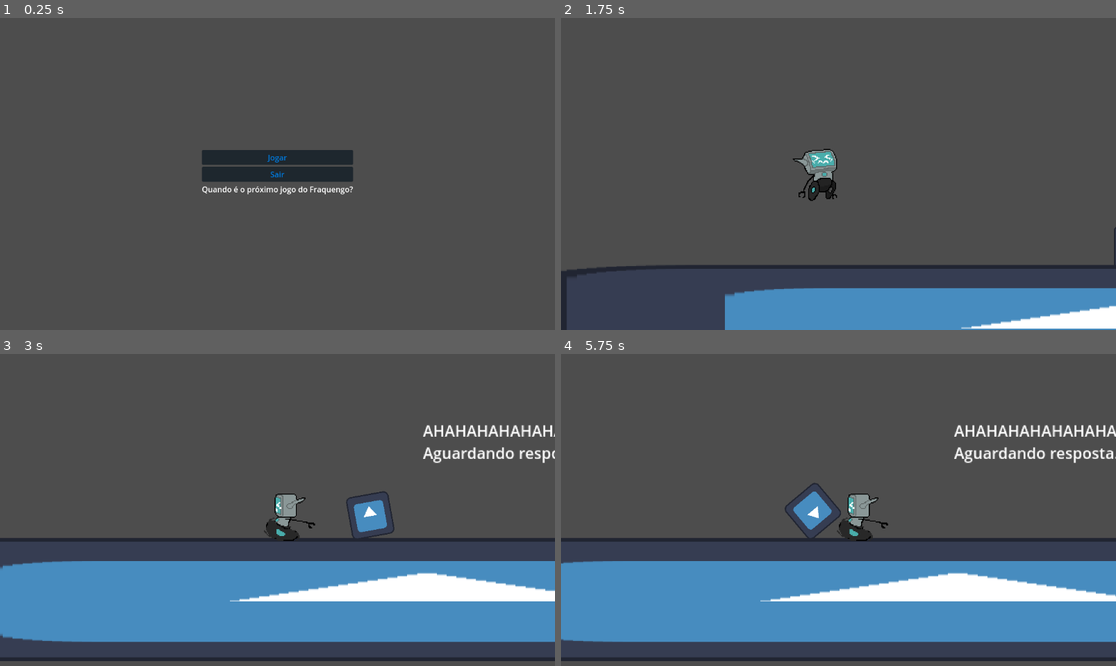
Above: before the commit, frames 1-4 (two rows, left to right).
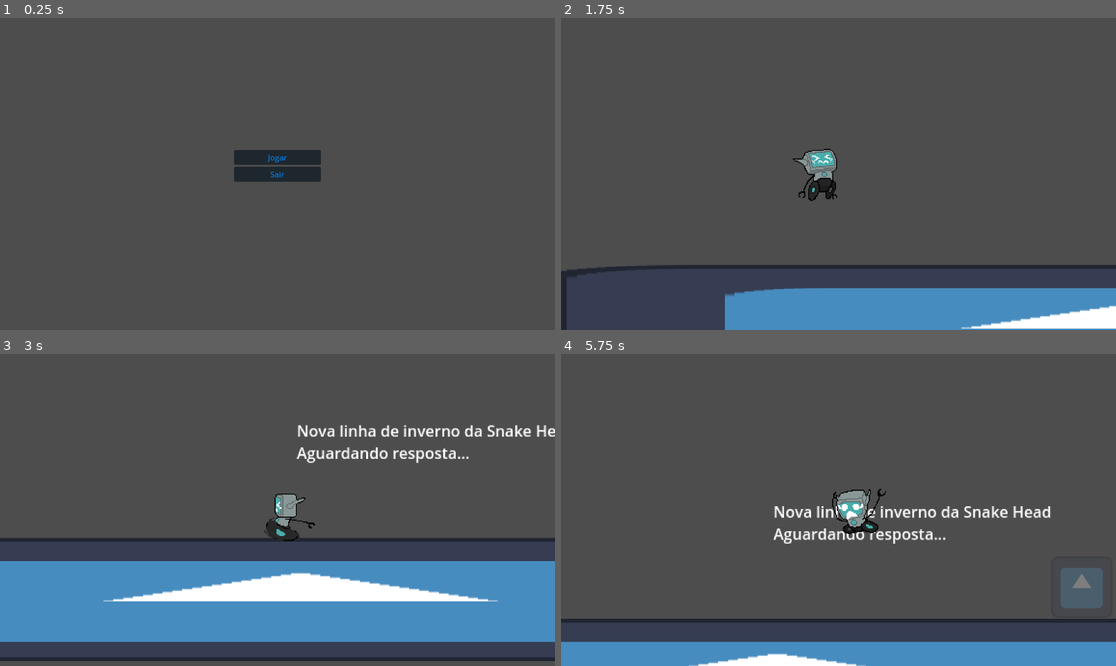
Above: after the commit, the same moments.

Repository: Guardenean/Gamejam_Experience
Game: Godot game, scene res://Cenas/Interface.tscn
The game is run twice, just before and just after one commit, with the same random seed, the same clock (stepped at 60 frames per second) and the same inputs. The engine's default icon, where the game draws it, is replaced by a stand-in: a white triangle on a blue panel in a dark square.
Inputs:
- Up to frame 1 (0.25 s): no input
- Up to frame 2 (1.75 s): click "Jogar" at 0.5 s; hold D (direita) from 1.28 s (still down); hold Space (interagir) from 1.28 s (still down); tap W (pulo) at 1.52 s
- Up to frame 3 (3 s): release Space (interagir) at 2.03 s; tap Space (interagir) at 2.1 s; tap W (pulo) at 2.27 s; release D (direita) at 2.78 s; hold A (esquerda) from 2.78 s (still down); hold Space (interagir) from 2.78 s (still down)
- Up to frame 4 (5.75 s): release A (esquerda) at 3.53 s; release Space (interagir) at 3.53 s; hold D (direita) 3.53-5.03 s; tap Space (interagir) at 3.6, 5.1 s; tap W (pulo) at 3.77, 4.52, 5.27 s; hold Space (interagir) 4.28-5.03 s; hold A (esquerda) from 5.03 s (still down)

The runs differ from the first frame. In frame 1, 1.4% of the frame differs, in the area x 36-64%, y 42-57%; in frame 2, less than 0.1%; in frame 3, 6.3%; in frame 4, 39%, in the area x 0-100%, y 22-100%.

Commit message:
Checagem Caixa
Já é possível fazer a checagem da natureza/tópico de cada caixa

Diff:
--- /dev/null
+++ b/Jojinho Godot/Cenas/CaixasResposta/BoxCorpo.tscn
@@ -0,0 +1,20 @@
+[gd_scene load_steps=4 format=3 uid="uid://b8t8ahg1ho734"]
+
+[ext_resource type="Script" path="res://Scripts/CaixaResposta.gd" id="1_nnb6j"]
+[ext_resource type="Texture2D" uid="uid://cdus7wl16yob0" path="res://icon.svg" id="2_d6qo5"]
+
+[sub_resource type="RectangleShape2D" id="RectangleShape2D_kbs3v"]
+size = Vector2(44, 44)
+
+[node name="CaixaFutebol" type="RigidBody2D" groups=["Caixas"]]
+mass = 0.5
+script = ExtResource("1_nnb6j")
+natureza = "saude"
+topico = "corpo"
+
+[node name="CollisionShape2D" type="CollisionShape2D" parent="."]
+shape = SubResource("RectangleShape2D_kbs3v")
+
+[node name="Icon" type="Sprite2D" parent="."]
+scale = Vector2(0.35, 0.35)
+texture = ExtResource("2_d6qo5")
--- /dev/null
+++ b/Jojinho Godot/Cenas/CaixasResposta/BoxEsport.tscn
@@ -0,0 +1,20 @@
+[gd_scene load_steps=4 format=3 uid="uid://cyimt10c0intb"]
+
+[ext_resource type="Script" path="res://Scripts/CaixaResposta.gd" id="1_gfh8t"]
+[ext_resource type="Texture2D" uid="uid://cdus7wl16yob0" path="res://icon.svg" id="2_284gh"]
+
+[sub_resource type="RectangleShape2D" id="RectangleShape2D_kbs3v"]
+size = Vector2(44, 44)
+
+[node name="CaixaFutebol" type="RigidBody2D" groups=["Caixas"]]
+mass = 0.5
+script = ExtResource("1_gfh8t")
+natureza = "esporte"
+topico = "esport"
+
+[node name="CollisionShape2D" type="CollisionShape2D" parent="."]
+shape = SubResource("RectangleShape2D_kbs3v")
+
+[node name="Icon" type="Sprite2D" parent="."]
+scale = Vector2(0.35, 0.35)
+texture = ExtResource("2_284gh")
--- a/Jojinho Godot/Cenas/BoxResposta.tscn
+++ b/Jojinho Godot/Cenas/CaixasResposta/BoxFutebol.tscn
@@ -6,11 +6,11 @@
 [sub_resource type="RectangleShape2D" id="RectangleShape2D_kbs3v"]
 size = Vector2(44, 44)
 
-[node name="Caixa" type="RigidBody2D" groups=["Caixas"]]
+[node name="CaixaFutebol" type="RigidBody2D" groups=["Caixas"]]
 mass = 0.5
 script = ExtResource("1_7gl3a")
 natureza = "esporte"
-topico = "atleta"
+topico = "futebol"
 
 [node name="CollisionShape2D" type="CollisionShape2D" parent="."]
 shape = SubResource("RectangleShape2D_kbs3v")
--- /dev/null
+++ b/Jojinho Godot/Cenas/CaixasResposta/BoxHockey.tscn
@@ -0,0 +1,20 @@
+[gd_scene load_steps=4 format=3 uid="uid://ixxl72vrttj0"]
+
+[ext_resource type="Script" path="res://Scripts/CaixaResposta.gd" id="1_85q8m"]
+[ext_resource type="Texture2D" uid="uid://cdus7wl16yob0" path="res://icon.svg" id="2_wibrk"]
+
+[sub_resource type="RectangleShape2D" id="RectangleShape2D_kbs3v"]
+size = Vector2(44, 44)
+
+[node name="CaixaFutebol" type="RigidBody2D" groups=["Caixas"]]
+mass = 0.5
+script = ExtResource("1_85q8m")
+natureza = "esporte"
+topico = "hockey"
+
+[node name="CollisionShape2D" type="CollisionShape2D" parent="."]
+shape = SubResource("RectangleShape2D_kbs3v")
+
+[node name="Icon" type="Sprite2D" parent="."]
+scale = Vector2(0.35, 0.35)
+texture = ExtResource("2_wibrk")
--- /dev/null
+++ b/Jojinho Godot/Cenas/CaixasResposta/BoxMente.tscn
@@ -0,0 +1,20 @@
+[gd_scene load_steps=4 format=3 uid="uid://f6fwd3tlceec"]
+
+[ext_resource type="Script" path="res://Scripts/CaixaResposta.gd" id="1_um0x4"]
+[ext_resource type="Texture2D" uid="uid://cdus7wl16yob0" path="res://icon.svg" id="2_a8i2i"]
+
+[sub_resource type="RectangleShape2D" id="RectangleShape2D_kbs3v"]
+size = Vector2(44, 44)
+
+[node name="CaixaFutebol" type="RigidBody2D" groups=["Caixas"]]
+mass = 0.5
+script = ExtResource("1_um0x4")
+natureza = "saude"
+topico = "mente"
+
+[node name="CollisionShape2D" type="CollisionShape2D" parent="."]
+shape = SubResource("RectangleShape2D_kbs3v")
+
+[node name="Icon" type="Sprite2D" parent="."]
+scale = Vector2(0.35, 0.35)
+texture = ExtResource("2_a8i2i")
--- /dev/null
+++ b/Jojinho Godot/Cenas/CaixasResposta/BoxRemedio.tscn
@@ -0,0 +1,20 @@
+[gd_scene load_steps=4 format=3 uid="uid://257njnbpmo8o"]
+
+[ext_resource type="Script" path="res://Scripts/CaixaResposta.gd" id="1_d3vy7"]
+[ext_resource type="Texture2D" uid="uid://cdus7wl16yob0" path="res://icon.svg" id="2_xcuf8"]
+
+[sub_resource type="RectangleShape2D" id="RectangleShape2D_kbs3v"]
+size = Vector2(44, 44)
+
+[node name="CaixaFutebol" type="RigidBody2D" groups=["Caixas"]]
+mass = 0.5
+script = ExtResource("1_d3vy7")
+natureza = "saude"
+topico = "remedio"
+
+[node name="CollisionShape2D" type="CollisionShape2D" parent="."]
+shape = SubResource("RectangleShape2D_kbs3v")
+
+[node name="Icon" type="Sprite2D" parent="."]
+scale = Vector2(0.35, 0.35)
+texture = ExtResource("2_xcuf8")
--- a/Jojinho Godot/Cenas/Fase.tscn
+++ b/Jojinho Godot/Cenas/Fase.tscn
@@ -1,9 +1,8 @@
-[gd_scene load_steps=8 format=3 uid="uid://cr5p45c1slur3"]
+[gd_scene load_steps=7 format=3 uid="uid://cr5p45c1slur3"]
 
 [ext_resource type="PackedScene" uid="uid://kpf03yu0pjfb" path="res://Cenas/Player.tscn" id="1_4w8ba"]
 [ext_resource type="Texture2D" uid="uid://cdus7wl16yob0" path="res://icon.svg" id="2_50amt"]
 [ext_resource type="PackedScene" uid="uid://dnpw4juylwpbq" path="res://Cenas/vel_PowerUp.tscn" id="3_8svqs"]
-[ext_resource type="PackedScene" uid="uid://hbqw26kl57kw" path="res://Cenas/BoxResposta.tscn" id="4_su6ui"]
 [ext_resource type="PackedScene" uid="uid://ndx7q7gmuqbr" path="res://Cenas/console.tscn" id="5_wj4vc"]
 [ext_resource type="PackedScene" uid="uid://nmf3gnulcyp3" path="res://Cenas/area_entrega.tscn" id="6_oi6lf"]
 
@@ -28,11 +27,9 @@
 [node name="PowerUp" parent="." instance=ExtResource("3_8svqs")]
 position = Vector2(1071, -73)
 
-[node name="Caixa" parent="." instance=ExtResource("4_su6ui")]
-position = Vector2(510, 203)
-
 [node name="Console" parent="." instance=ExtResource("5_wj4vc")]
 position = Vector2(699, 132)
 
-[node name="AreaEntrega" parent="." instance=ExtResource("6_oi6lf")]
+[node name="AreaEntrega" parent="." node_paths=PackedStringArray("console") instance=ExtResource("6_oi6lf")]
 position = Vector2(850, 197)
+console = NodePath("../Console")
--- a/Jojinho Godot/Scripts/CaixaResposta.gd
+++ b/Jojinho Godot/Scripts/CaixaResposta.gd
@@ -3,37 +3,3 @@
 
 @export var natureza : String
 @export var topico : String
-
-
-#enum Natureza {
-	#esporte,
-	#moda,
-	#entretenimento,
-#}
-#
-#enum Topico {
-	#t1,
-	#t2,
-	#t3
-#}
-#
-#@export var natureza : Natureza
-#@export var topico : Topico
-#var _nat
-#var _top
-#
-#func _ready():
-	#match natureza:
-		#Natureza.esporte:
-			#_nat = "ESPORTE!!!"
-		#Natureza.moda:
-			#_nat = "MODA!!!!!!"
-		#Natureza.entretenimento:
-			#_nat = "FUN!!!!!!!"
-	#match topico:
-		#Topico.t1:
-			#_top = "Topico 1"
-		#Topico.t2:
-			#_top = "Topico 2"
-		#Topico.t3:
-			#_top = "Topico 3"
--- a/Jojinho Godot/Scripts/Console.gd
+++ b/Jojinho Godot/Scripts/Console.gd
@@ -3,8 +3,11 @@
 
 @export var pergunta : Perguntas
 
-@onready var pesquisa = $Pesquisa.text
-@onready var status = $Status.text
+@onready var pesquisa = $Pesquisa
+@onready var status = $Status
+
+var natureza
+var topico
 
 var resposta
 
@@ -15,9 +18,26 @@
 	_nova_pergunta()
 
 func _nova_pergunta():
-	status = "Aguardando resposta..."
+	status.text = "Aguardando resposta..."
+	var quest : Dictionary = pergunta._get_pergunta()
+	natureza = quest["natureza"]
+	topico = quest["topico"]
+	pesquisa.text = quest["pergunta"]
 
 func _checa_resposta(nat, top):
 	timer.start()
-	status = "Analizando..."
+
+	status.text = "Analizando..."
+
 	await timer.timeout
+
+	if nat == natureza and top == topico:
+		status.text = "Enviado!"
+	else:
+		status.text = "Erro! Informação errada!"
+
+	timer.start()
+
+	await timer.timeout
+
+	_nova_pergunta()
--- a/Jojinho Godot/Scripts/Perguntas.gd
+++ b/Jojinho Godot/Scripts/Perguntas.gd
@@ -1,27 +1,104 @@
 extends Node
 class_name Perguntas
 
-var esporte = {"Pergunta1" : "Quanto foi o resultado do jogo entre Black Pegasus e os Red Titans",
-				"Pergunta2" : "Qual a opinião pública sobre o novo atacante do Basco",
-				"Pergunta3" : "Quando é o próximo jogo do Fraquengo?"}
+const p1 : Dictionary = {
+	"natureza":"esporte",
+	"topico":"hockey",
+	"pergunta":"Qual foi o resultado do jogo entre Black Pegasus e os Red Titans"
+}
+const p2 = {
+	"natureza":"esporte",
+	"topico":"futebol",
+	"pergunta":"Qual a opinião pública sobre o novo atacante do Basco"
+}
+const p3 = {
+	"natureza":"esporte",
+	"topico":"esport",
+	"pergunta":"Fraquengo e-sports"
+}
+const p4 = {
+	"natureza":"entretenimento",
+	"topico":"social",
+	"pergunta":"Dancinhas para parar a guerra de Ninius"
+}
+const p5 = {
+	"natureza":"entretenimento",
+	"topico":"jogos",
+	"pergunta":"nova gamesfera será lançada em julho pela gigasoft"
+}
+const p6 = {
+	"natureza":"entretenimento",
+	"topico":"cinema",
+	"pergunta":"Qual o novo trailer do King Konga"
+}
+const p7 = {
+	"natureza":"compras",
+	"topico":"moda",
+	"pergunta":"Nova linha de inverno da Snake Head"
+}
+const p8 = {
+	"natureza":"compras",
+	"topico":"util",
+	"pergunta":"Qual o novo trailer do King Konga"
+}
+const p9 = {
+	"natureza":"compras",
+	"topico":"comida",
+	"pergunta":"Qual o novo trailer do King Konga"
+}
+const p10 = {
+	"natureza":"noticias",
+	"topico":"trabalho",
+	"pergunta":"Montadora Tiguer Motors troca empregados por máquinas"
+}
+const p11 = {
+	"natureza":"noticias",
+	"topico":"mundo",
+	"pergunta":"Karka declarou guerra contra Ninius"
+}
+const p12 = {
+	"natureza":"noticias",
+	"topico":"cinema",
+	"pergunta":"Quem foi o responsável pela morte do ministro Hector Salamandro?"
+}
+const p13 = {
+	"natureza":"saude",
+	"topico":"corpo",
+	"pergunta":"Como emagrecer rápido"
+}
+const p14 = {
+	"natureza":"saude",
+	"topico":"mente",
+	"pergunta":"Posso ter depressão por rede social?"
+}
+const p15 = {
+	"natureza":"saude",
+	"topico":"remedio",
+	"pergunta":"Anticoncepcional onde comprar"
+}
 
-var entretenimento = {"Pergunta1" : "Qual o novo trailer do King Konga?",
-						"Pergunta2" : "Quantos personagens estarão no Super Ultra Final Battle Hyper Edition 2",
-						"Pergunta3" : "Qual o melhor livro do Rick Jordan?"}
+const  perguntas = {
+	1 : p1,
+	2 : p2,
+	3 : p3,
+	4 : p4,
+	5 : p5,
+	6 : p6,
+	7 : p7,
+	8 : p8,
+	9 : p9,
+	10 : p10,
+	11 : p11,
+	12 : p12,
+	13 : p13,
+	14 : p14,
+	15 : p15,
+}
 
-var moda = {"Pergunta1" : "Qual a nova linha de inverno da Snake Head",
-			"Pergunta2" : "Qual a modelo mais bonita da atualidade?",
-			"Pergunta3" : "O que não usar em um encontro?"}
-
-var noticias = {"Pergunta1" : "Quem foi o responsável pela morte do ministro Hector Salamandro?",
-				"Pergunta2" : "Novo creme 100% anti-calvície",
-				"Pergunta3" : "Veja! Queda das ações da Snake Head"}
-
-var historia = {"Pergunta1" : "Quando ocorreu a primeira guerra de Karka?",
-				"Pergunta2" : "Quem foi o herói da Batalha do Campo Negro?",
-				"Pergunta3" : "Onde morreu o lider terrorista 'Kronos' ?"}
+var array = [p1, p2, p3, p4, p5, p6, p7, p8, p9, p10, p11, p12, p13, p14, p15]
 
 func _get_pergunta():
-	print(esporte.Pergunta1)
-
-	pass
+	var num = randi_range(0, array.size() - 1)
+	var resp = array[num]
+	array.remove_at(num)
+	return resp
--- a/Jojinho Godot/Scripts/area_entrega.gd
+++ b/Jojinho Godot/Scripts/area_entrega.gd
@@ -8,5 +8,5 @@
 		timer.start()
 		await timer.timeout
 		print(body.natureza, " / ", body.topico)
-		#console._checa_resposta(body.natureza, body.topico)
+		console._checa_resposta(body.natureza, body.topico)
 		body.queue_free()
--- a/Jojinho Godot/Scripts/teste.gd
+++ b/Jojinho Godot/Scripts/teste.gd
@@ -3,5 +3,5 @@
 
 # Called when the node enters the scene tree for the first time.
 func _ready():
-	text = perguntas.esporte.Pergunta3
+	#text = perguntas.esporte.Pergunta3
 	pass
--- a/Jojinho Godot/project.godot
+++ b/Jojinho Godot/project.godot
@@ -14,6 +14,16 @@
 run/main_scene="res://Cenas/Interface.tscn"
 config/features=PackedStringArray("4.2", "Forward Plus")
 config/icon="res://icon.svg"
+
+[file_customization]
+
+folder_colors={
+"res://Assets/": "orange",
+"res://Cenas/": "purple",
+"res://Cenas/CaixasResposta/": "blue",
+"res://Scripts/": "green",
+"res://bot_Anim/": "red"
+}
 
 [input]
 
